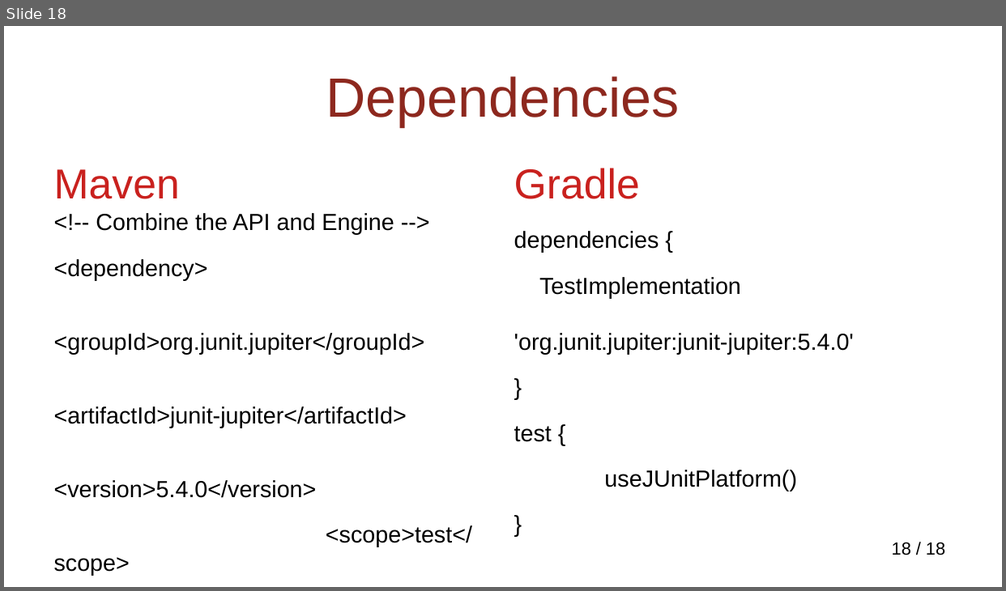
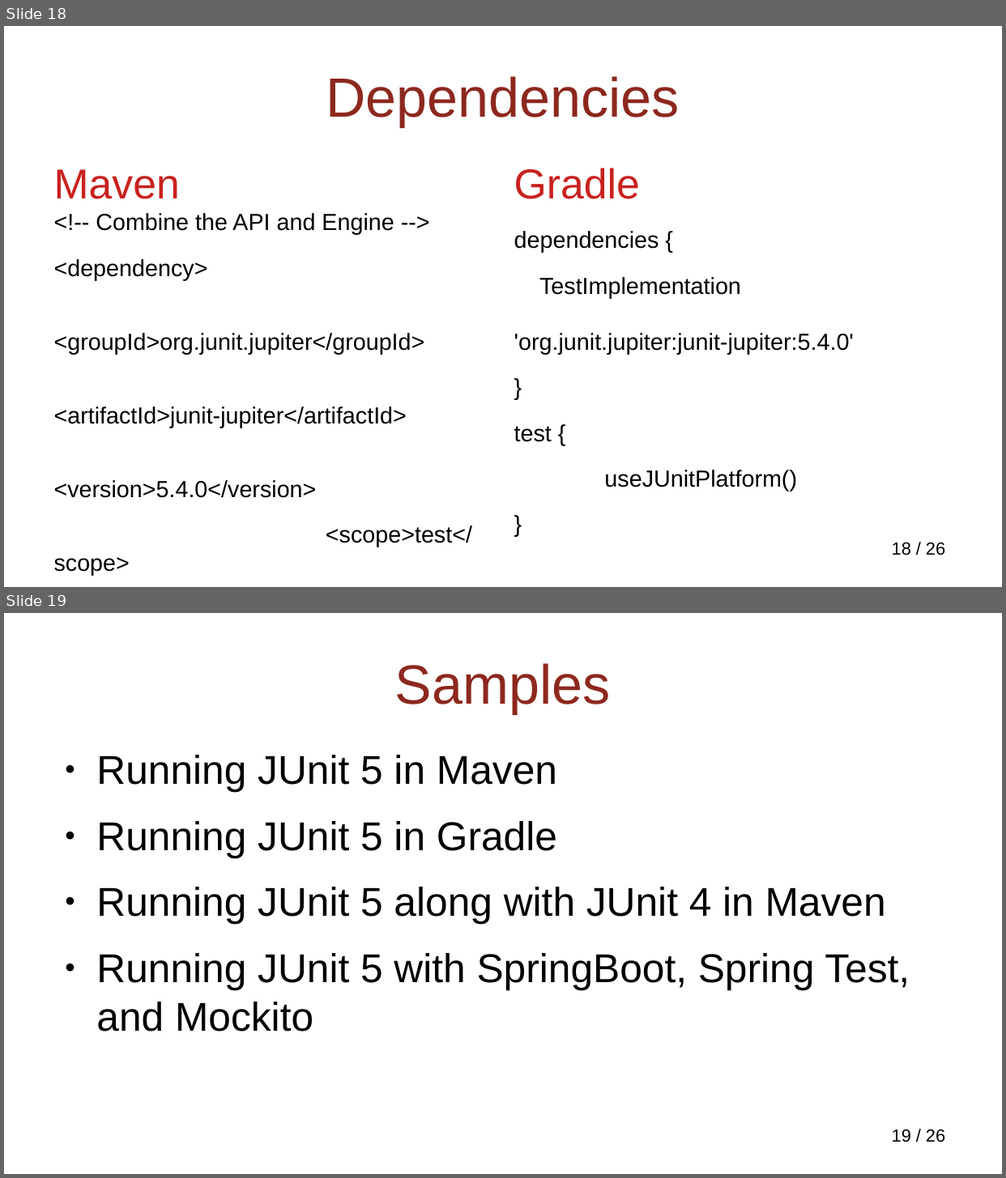
Before and after one commit to NextPoorSlob/JUnit5-Presentation-Sample-Code, a slide deck: ByJupiter.odp. Shown one above the other, each under a label of ours: slide 18 before the commit, slides 18 and 19 after it. The pictures are 1006x591 and 1006x1178 pixels, drawn with LibreOffice and Linux fonts; fonts in the diff are those of the drawing; background and template pictures are left out. Boxes give left, top, right and bottom in pixels: in the first picture for what was removed or moved away, otherwise in the second. Text is boxed around its words. In the diff, an @@ line names an element or a change of style, - is before the commit and + after.

```diff
--- a/ByJupiter.odp
+++ b/ByJupiter.odp
@@ slide 19 added at <box>4,613,1002,1174</box>, background picture (left out); not listed: 1 template element that a slide beside it also shows @@
@@ title added at <box>395,663,611,714</box>, 44 pt, text #8D281E @@
+Samples
@@ text added at <box>96,755,910,1032</box>, 32 pt, text #000000 @@
+● Running JUnit 5 in Maven
+● Running JUnit 5 in Gradle
+● Running JUnit 5 along with JUnit 4 in Maven
+● Running JUnit 5 with SpringBoot, Spring Test, and Mockito
@@ page number at <box>892,543,945,556</box>: text changed @@
-18 / 18
+18 / 26
```
Also in this commit, not shown: 5 slides changed, 7 other slides added.
